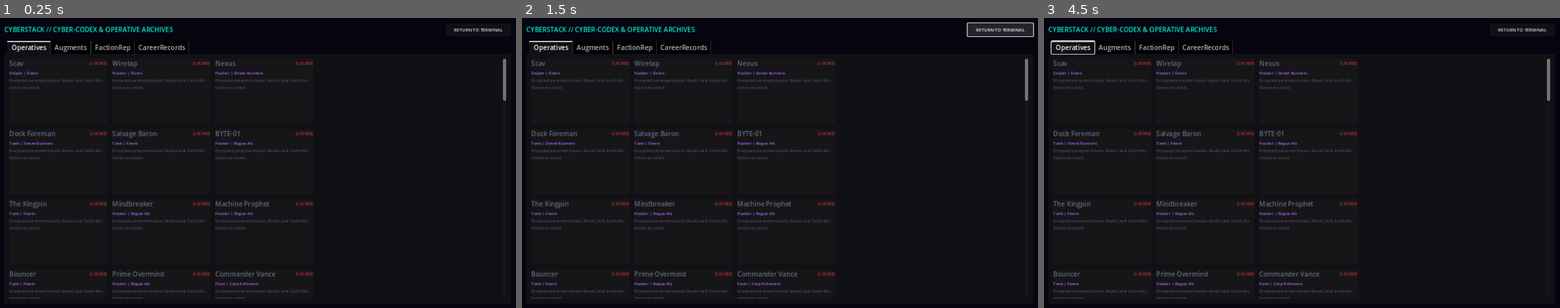
Above: before the commit, frames 1-3 (left to right).
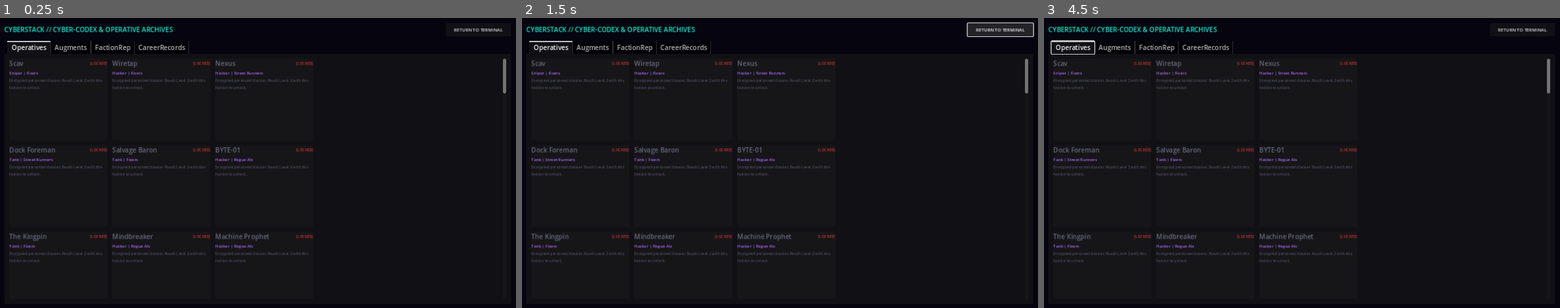
Above: after the commit, the same moments.

Repository: TheStickface/Cyberstack
Game: Godot game, scene res://src/ui/screens/CodexScreen.tscn
The game is run twice, just before and just after one commit, with the same random seed, the same clock (stepped at 60 frames per second) and the same inputs. This scene is started directly instead of the project's main scene.
Inputs (mouse positions are in pixels of both pictures, inside the frame that each line leads up to):
- Up to frame 1 (0.25 s): no input
- Up to frame 2 (1.5 s): tap Enter at 0.5 s; move the mouse to (893, 148) at 0.52 s; hold D 0.53-1.25 s; tap F at 0.6 s; click (893, 148) at 0.67 s; tap Space at 0.77 s; click "RETURN TO TERMINAL" at 1.25 s
- Up to frame 3 (4.5 s): drag from (1198, 177) to (1276, 221) at 2.02 s; move the mouse to (1353, 99) at 2.77 s; hold D 2.78-3.5 s; tap F at 2.85, 4.35 s; drag from (1276, 221) to (1147, 119) at 3.52 s; move the mouse to (1456, 206) at 4.27 s; hold Down from 4.28 s (still down)

The runs differ from the first frame. In frame 1, 3.9% of the frame differs, in the area x 1-99%, y 25-97%; in frame 2, 3.9%; in frame 3, 3.9%.

Commit message:
chore(content): 3 follow-up hardening fixes from self-review
1. DataValidator.gd: flag an augment/unit whose proc or directional
   block would render empty (has_proc()/has_directional() true but no
   trigger_params match, no fallback description, or no name tag / no
   modifiers). This is the exact class of bug code review had to catch
   by hand for 6 units in the previous commit -- now a build-time error.

2. ContentScaffolder.gd: fix a latent bug unrelated to but adjacent to
   this work -- create_augment()'s trigger_type default was
   Enums.TriggerType.NONE, which doesn't exist in the enum (it starts
   at PASSIVE_STAT = 0). Would have failed to parse the moment anyone
   called this scaffolding helper without an explicit trigger_type.
   Defaults to PASSIVE_STAT now.

3. CodexScreen.gd Operatives tab: was showing only bio (flavor text)
   for unlocked operatives, none of the new stat-driven ability or
   directional-passive info now visible everywhere else (shop, hover
   tooltips, equipped-slot tooltips). Adds an ability_name/
   ability_description line and a directional stat line (for the 15
   units that have one), matching the level of detail the Augments tab
   right next to it already shows.

Verified: full suite 20/20 suites, 444/444 assertions; DataValidator
CLI run clean (0 errors, 0 warnings) against all current data; smoke-
tested CodexScreen's new labels render correctly with real unlocked-
operative data (no runtime errors).

Co-Authored-By: Claude Sonnet 5 <noreply@anthropic.com>

Diff:
--- a/src/tools/ContentScaffolder.gd
+++ b/src/tools/ContentScaffolder.gd
@@ -37,7 +37,7 @@
 	tags: Array[Enums.AugmentTag],
 	stat_modifiers: Dictionary,
 	cost: int = 2,
-	trigger_type: Enums.TriggerType = Enums.TriggerType.NONE,
+	trigger_type: Enums.TriggerType = Enums.TriggerType.PASSIVE_STAT,
 	trigger_effect_id: String = ""
 ) -> AugmentResource:
 	var res = AugmentResource.new()
--- a/src/tools/DataValidator.gd
+++ b/src/tools/DataValidator.gd
@@ -49,6 +49,12 @@
 		if unit.base_max_health <= 0:
 			printerr("    [ERROR] Unit %s has 0 or negative base health!" % unit.display_name)
 			errors_count += 1
+		if unit.has_directional() and unit.directional_passive_description.is_empty():
+			printerr("    [ERROR] Unit %s has directional_target set (%s) but no directional_passive_description name tag!" % [unit.display_name, unit.get_directional_header()])
+			errors_count += 1
+		if unit.has_directional() and unit.directional_modifiers.is_empty():
+			printerr("    [ERROR] Unit %s has directional_target set (%s) but empty directional_modifiers!" % [unit.display_name, unit.get_directional_header()])
+			errors_count += 1
 
 	print("\n[+] Registered Augments: %d" % repo.augments.size())
 	for a_id in repo.augments.keys():
@@ -65,6 +71,12 @@
 		if aug.tags.is_empty():
 			printerr("    [WARNING] Augment %s has no tags assigned!" % aug.display_name)
 			warnings_count += 1
+		if aug.has_proc() and aug.get_proc_fragment().is_empty():
+			printerr("    [ERROR] Augment %s has a proc trigger (%s) but no visible effect text (trigger_params has no recognized key and description is empty)!" % [aug.display_name, aug.get_proc_header()])
+			errors_count += 1
+		if aug.has_directional() and aug.directional_modifiers.is_empty():
+			printerr("    [ERROR] Augment %s has directional_target set (%s) but empty directional_modifiers!" % [aug.display_name, aug.get_directional_header()])
+			errors_count += 1
 
 	print("\n[+] Registered Districts: %d" % repo.districts.size())
 	for d_id in repo.districts.keys():
--- a/src/ui/screens/CodexScreen.gd
+++ b/src/ui/screens/CodexScreen.gd
@@ -40,7 +40,7 @@
 
 	for unit in repo.get_all_units():
 		var panel = PanelContainer.new()
-		panel.custom_minimum_size = Vector2(240, 160)
+		panel.custom_minimum_size = Vector2(240, 200)
 
 		var vbox = VBoxContainer.new()
 		vbox.add_theme_constant_override("separation", 4)
@@ -74,6 +74,26 @@
 		bio_lbl.add_theme_font_size_override("font_size", 9)
 		bio_lbl.add_theme_color_override("font_color", Color(0.7, 0.7, 0.8) if is_unlocked else Color(0.3, 0.3, 0.4))
 		vbox.add_child(bio_lbl)
+
+		if is_unlocked and not unit.ability_name.is_empty():
+			var ability_lbl = Label.new()
+			ability_lbl.text = "⚡ %s: %s" % [unit.ability_name, unit.ability_description]
+			ability_lbl.autowrap_mode = TextServer.AUTOWRAP_WORD_SMART
+			ability_lbl.add_theme_font_size_override("font_size", 9)
+			ability_lbl.add_theme_color_override("font_color", Color(1, 0.2, 0.6))
+			vbox.add_child(ability_lbl)
+
+		if is_unlocked and unit.has_directional():
+			var dir_lbl = Label.new()
+			dir_lbl.text = "◆ %s (%s): %s" % [
+				unit.directional_passive_description,
+				unit.get_directional_header(),
+				", ".join(unit.get_directional_stat_lines())
+			]
+			dir_lbl.autowrap_mode = TextServer.AUTOWRAP_WORD_SMART
+			dir_lbl.add_theme_font_size_override("font_size", 9)
+			dir_lbl.add_theme_color_override("font_color", Color(0.5, 0.85, 1.0))
+			vbox.add_child(dir_lbl)
 
 		panel.add_child(vbox)
 		operatives_container.add_child(panel)
